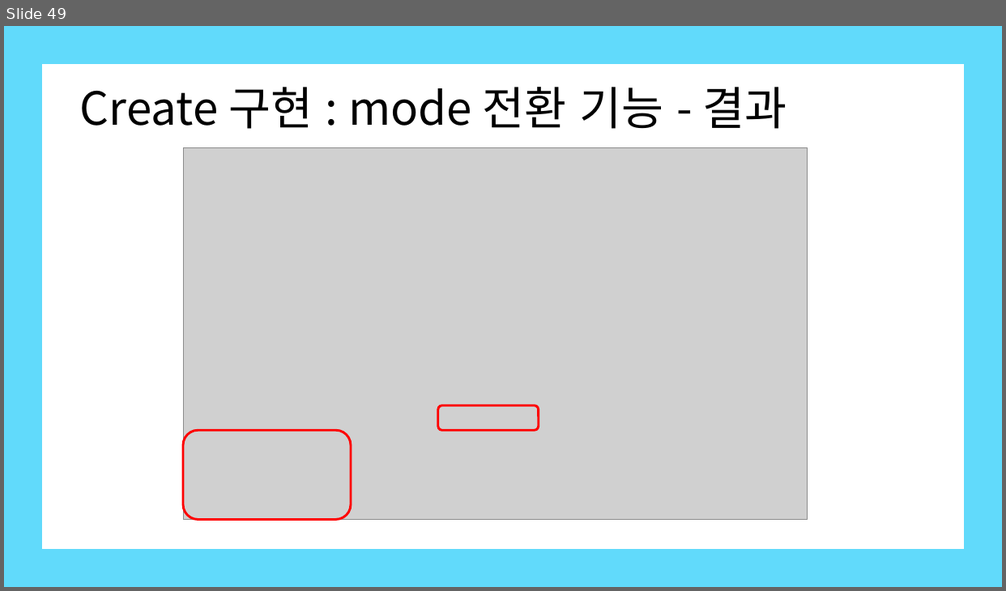
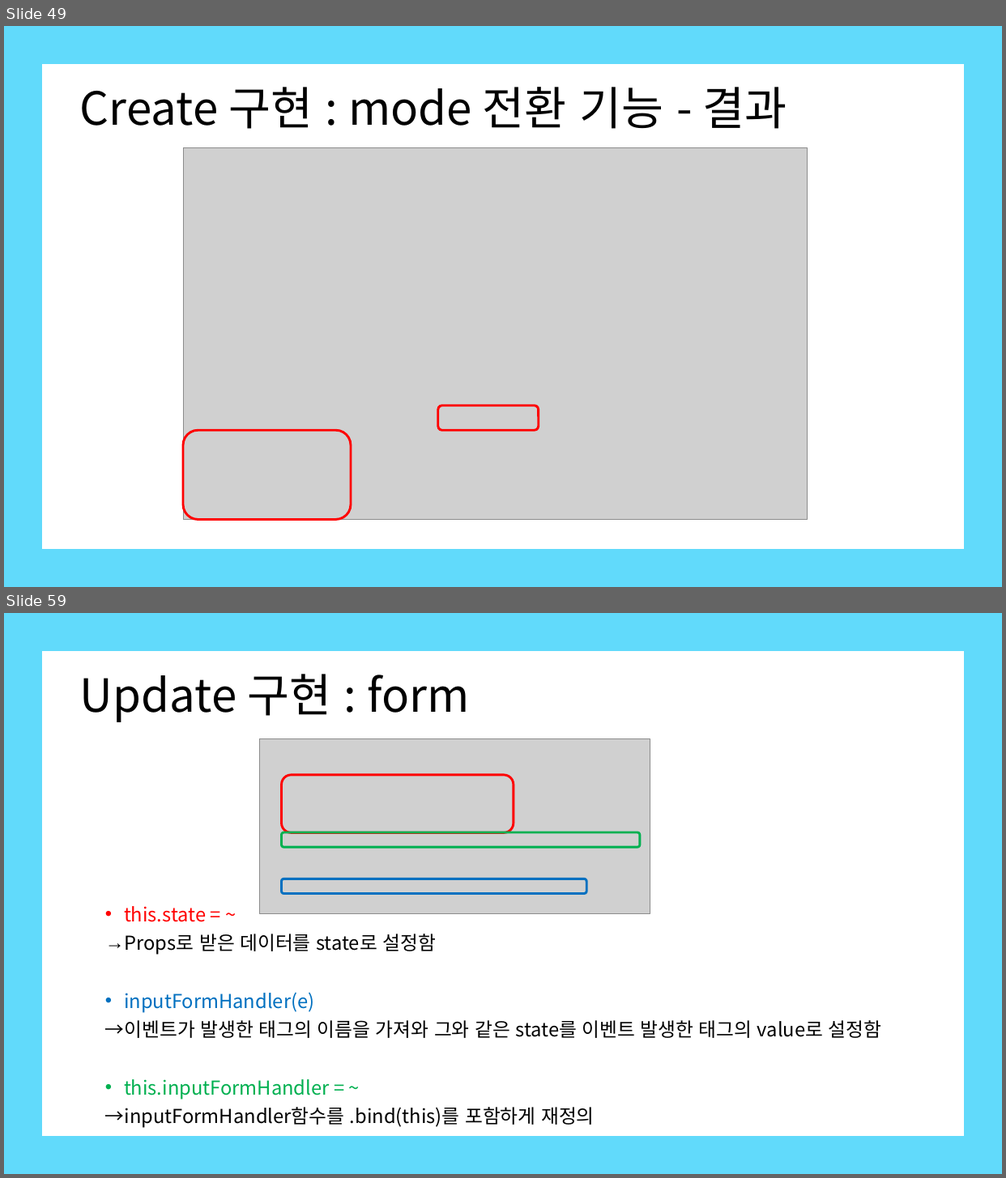
Before and after one commit to Kim-Ha-Jeong/ReactStudy, a slide deck: 생활코딩 - react.pptx. Shown one above the other, each under a label of ours: slide 49 before the commit, slides 49 and 59 after it; the slides between them are not shown. The pictures are 1006x591 and 1006x1178 pixels, drawn with LibreOffice and Linux fonts; fonts in the diff are those of the drawing; grey boxes stand for pictures. Boxes give left, top, right and bottom in pixels: in the first picture for what was removed or moved away, otherwise in the second. Text is boxed around its words. In the diff, an @@ line names an element or a change of style, - is before the commit and + after.

```diff
--- a/생활코딩 - react.pptx
+++ b/생활코딩 - react.pptx
@@ slide 59 added at (4, 613, 1002, 1174), background #FFFFFF @@
@@ title added at (80, 674, 469, 722), 44 pt, text #000000 @@
+Update 구현 : form
@@ picture added at (260, 739, 650, 914) @@
@@ rounded rectangle added at (282, 775, 513, 833), outline #FF0000 2.25 pt @@
@@ rounded rectangle added at (282, 833, 641, 847), outline #00B050 2.25 pt @@
@@ rounded rectangle added at (282, 879, 587, 894), outline #0070C0 2.25 pt @@
@@ text added at (105, 906, 881, 1128), 18.5 pt, text #000000 @@
+• this.state = ~
+→ Props로 받은 데이터를 state로 설정함
+• inputFormHandler(e)
+→이벤트가 발생한 태그의 이름을 가져와 그와 같은 state를 이벤트 발생한 태그의 value로 설정함
+• this.inputFormHandler = ~
+→inputFormHandler함수를 .bind(this)를 포함하게 재정의
@@ group added at (4, 613, 1002, 1174): 4 rectangles @@
```
Also in this commit, not shown: 16 other slides added, 4 other files.
